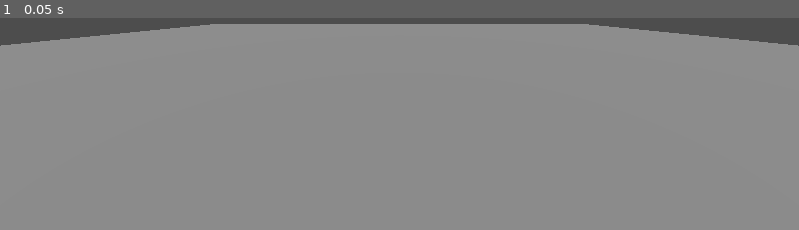
Above: before the commit, frame 1.
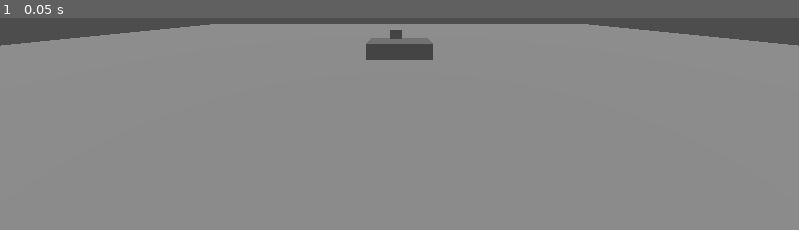
Above: after the commit, the same moment.

Repository: ZeAntwan/LD53
Game: Godot game, scene res://scenes/game.tscn
Two runs of this game, one before a commit and one after it. Both use one fixed random seed, a clock stepped at 60 frames per second and the inputs below.
Inputs:
- Up to frame 1 (0.05 s): no input

The runs differ from the first frame. In frame 1, 0.9% of the frame differs, in the area x 45-55%, y 5-20%.

Commit message:
Started blockout of news room

Diff:
--- a/scenes/game.tscn
+++ b/scenes/game.tscn
@@ -1,10 +1,15 @@
-[gd_scene load_steps=3 format=3 uid="uid://cpogeahmvjydj"]
+[gd_scene load_steps=5 format=3 uid="uid://cpogeahmvjydj"]
 
 [sub_resource type="BoxMesh" id="BoxMesh_8h6a0"]
 size = Vector3(60, 2, 60)
 
 [sub_resource type="BoxShape3D" id="BoxShape3D_xwoi6"]
 size = Vector3(60, 2, 60)
+
+[sub_resource type="StandardMaterial3D" id="StandardMaterial3D_u3ty5"]
+albedo_color = Color(0.360784, 0.360784, 0.360784, 1)
+
+[sub_resource type="BoxMesh" id="BoxMesh_6djge"]
 
 [node name="Game" type="Node"]
 
@@ -22,3 +27,17 @@
 
 [node name="CollisionShape3D" type="CollisionShape3D" parent="StaticBody3D"]
 shape = SubResource("BoxShape3D_xwoi6")
+
+[node name="MeshInstance3D" type="MeshInstance3D" parent="."]
+transform = Transform3D(3.69883, 0, 0, 0, 1.00217, 0, 0, 0, 2.79047, 0, 1.4, 0.808)
+material_override = SubResource("StandardMaterial3D_u3ty5")
+mesh = SubResource("BoxMesh_6djge")
+
+[node name="MeshInstance3D" type="MeshInstance3D" parent="MeshInstance3D"]
+transform = Transform3D(0.205507, 0, 0, 0, 0.505965, 0, 0, 0, 0.0423567, -0.0585139, 0.86132, 0)
+material_override = SubResource("StandardMaterial3D_u3ty5")
+mesh = SubResource("BoxMesh_6djge")
+
+[node name="Camera3D2" type="Camera3D" parent="."]
+transform = Transform3D(1, 0, 0, 0, 1, 0, 0, 0, 1, 0, 3, 3)
+fov = 90.0
--- a/scenes/level.tscn
+++ b/scenes/level.tscn
@@ -1,3 +1,108 @@
-[gd_scene format=3 uid="uid://ci36nuskade4y"]
+[gd_scene load_steps=12 format=3 uid="uid://ci36nuskade4y"]
+
+[sub_resource type="BoxMesh" id="BoxMesh_so24c"]
+size = Vector3(60, 2, 60)
+
+[sub_resource type="BoxShape3D" id="BoxShape3D_rym4o"]
+size = Vector3(60, 2, 60)
+
+[sub_resource type="StandardMaterial3D" id="StandardMaterial3D_0fv6n"]
+albedo_color = Color(0.360784, 0.360784, 0.360784, 1)
+
+[sub_resource type="BoxMesh" id="BoxMesh_0lt75"]
+
+[sub_resource type="BoxMesh" id="BoxMesh_o5soa"]
+
+[sub_resource type="CameraTexture" id="CameraTexture_hhfxa"]
+camera_feed_id = 1
+
+[sub_resource type="StandardMaterial3D" id="StandardMaterial3D_nldfh"]
+albedo_texture = SubResource("CameraTexture_hhfxa")
+
+[sub_resource type="StandardMaterial3D" id="StandardMaterial3D_hfhmx"]
+albedo_color = Color(0.176471, 0.176471, 0.176471, 1)
+
+[sub_resource type="BoxMesh" id="BoxMesh_wwmew"]
+
+[sub_resource type="CylinderMesh" id="CylinderMesh_1vo8d"]
+
+[sub_resource type="StandardMaterial3D" id="StandardMaterial3D_vx7k0"]
+albedo_color = Color(0.701961, 0.701961, 0.701961, 1)
 
 [node name="Level" type="Node3D"]
+
+[node name="StaticBody3D" type="StaticBody3D" parent="."]
+
+[node name="MeshInstance3D" type="MeshInstance3D" parent="StaticBody3D"]
+mesh = SubResource("BoxMesh_so24c")
+
+[node name="CollisionShape3D" type="CollisionShape3D" parent="StaticBody3D"]
+shape = SubResource("BoxShape3D_rym4o")
+
+[node name="Temp_Desk" type="MeshInstance3D" parent="."]
+transform = Transform3D(3.67821, 0, 0, 0, 0.996582, 0, 0, 0, 1.06325, 0, 1.4, 1.52153)
+material_override = SubResource("StandardMaterial3D_0fv6n")
+mesh = SubResource("BoxMesh_0lt75")
+
+[node name="Camera3D2" type="Camera3D" parent="."]
+transform = Transform3D(1, 0, 0, 0, 1, 0, 0, 0, 1, 0, 2.708, 2.802)
+fov = 90.0
+
+[node name="Temp_Screen_1" type="MeshInstance3D" parent="."]
+transform = Transform3D(0.760135, 0, 0, 0, 0.303012, 0.0133041, 0, -0.347394, 0.08997, -1.25835, 2.04044, 1.78801)
+material_override = SubResource("StandardMaterial3D_0fv6n")
+mesh = SubResource("BoxMesh_0lt75")
+skeleton = NodePath("../Temp_Desk")
+
+[node name="Temp_Screen_2" type="MeshInstance3D" parent="."]
+transform = Transform3D(0.760135, 0, 0, 0, 0.303012, 0.0133041, 0, -0.347394, 0.08997, -0.454371, 2.04044, 1.78801)
+material_override = SubResource("StandardMaterial3D_0fv6n")
+mesh = SubResource("BoxMesh_0lt75")
+skeleton = NodePath("../Temp_Desk")
+
+[node name="Temp_Screen_3" type="MeshInstance3D" parent="."]
+transform = Transform3D(0.760135, 0, 0, 0, 0.303012, 0.0133041, 0, -0.347394, 0.08997, 0.346411, 2.04044, 1.78801)
+material_override = SubResource("StandardMaterial3D_0fv6n")
+mesh = SubResource("BoxMesh_0lt75")
+skeleton = NodePath("../Temp_Desk")
+
+[node name="Temp_Screen_4" type="MeshInstance3D" parent="."]
+transform = Transform3D(0.760135, 0, 0, 0, 0.303012, 0.0133041, 0, -0.347394, 0.08997, 1.15039, 2.04044, 1.78801)
+material_override = SubResource("StandardMaterial3D_0fv6n")
+mesh = SubResource("BoxMesh_0lt75")
+skeleton = NodePath("../Temp_Desk")
+
+[node name="Temp_Desk2" type="MeshInstance3D" parent="."]
+transform = Transform3D(3.69883, 0, 0, 0, 0.36407, 0, 0, 0, 0.480335, 0, 2.00178, 1.32866)
+material_override = SubResource("StandardMaterial3D_0fv6n")
+mesh = SubResource("BoxMesh_0lt75")
+
+[node name="Temp_LiveFeedTV" type="MeshInstance3D" parent="."]
+transform = Transform3D(2.502, 0, 0, 0, 1.104, 0, 0, 0, 0.129, 0, 3.177, 0.29)
+mesh = SubResource("BoxMesh_o5soa")
+surface_material_override/0 = SubResource("StandardMaterial3D_nldfh")
+
+[node name="Temp_Stat_1_TV" type="MeshInstance3D" parent="."]
+transform = Transform3D(2.20602, 0, 0.0324435, 0, 1.01146, 0, -0.591102, 0, 0.121081, -3.023, 4.165, 0.05)
+mesh = SubResource("BoxMesh_o5soa")
+
+[node name="Temp_Stat_2_TV" type="MeshInstance3D" parent="."]
+transform = Transform3D(2.20602, 0, -0.0324435, 0, 1.01146, 0, 0.591102, 0, 0.121081, 3, 4.165, 0.05)
+mesh = SubResource("BoxMesh_o5soa")
+
+[node name="SubViewport" type="SubViewport" parent="."]
+size = Vector2i(600, 400)
+
+[node name="CameraBody" type="MeshInstance3D" parent="SubViewport"]
+transform = Transform3D(0.483866, 0, 0, 0, 0.404734, 0, 0, 0, 0.534293, 0, 2.39146, 0)
+material_override = SubResource("StandardMaterial3D_hfhmx")
+mesh = SubResource("BoxMesh_wwmew")
+skeleton = NodePath("../..")
+
+[node name="CameraLens" type="MeshInstance3D" parent="SubViewport/CameraBody"]
+transform = Transform3D(0.75, 0, 0, 0, -1.80528e-08, -0.75, 0, 0.413, -3.27835e-08, 0, 0, 0.232297)
+mesh = SubResource("CylinderMesh_1vo8d")
+surface_material_override/0 = SubResource("StandardMaterial3D_vx7k0")
+
+[node name="Camera3D" type="Camera3D" parent="SubViewport/CameraBody"]
+transform = Transform3D(-2.06669, 0, -1.99505e-07, 0, 2.47076, 0, 1.80676e-07, 0, -1.87163, 0, 0.224672, 0.389222)
